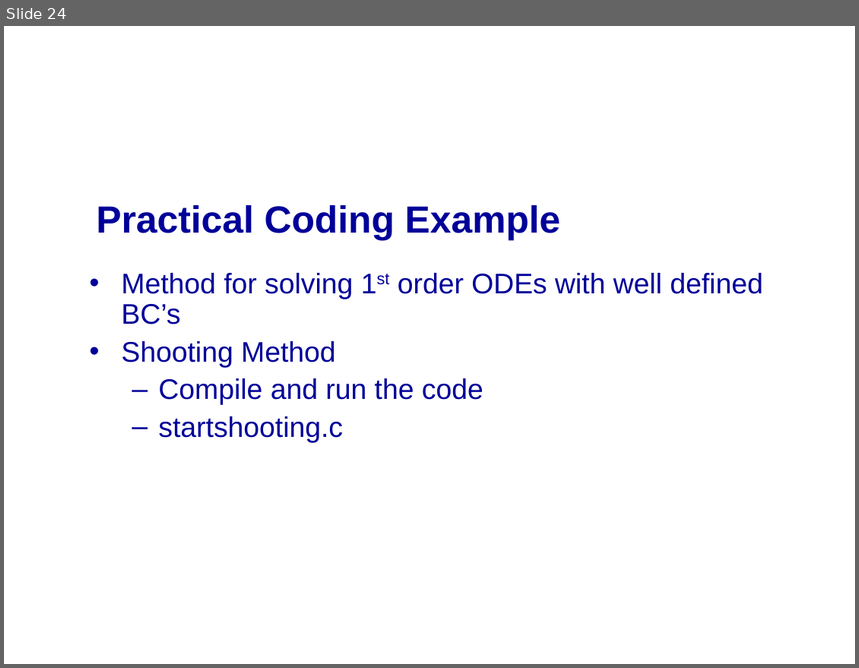
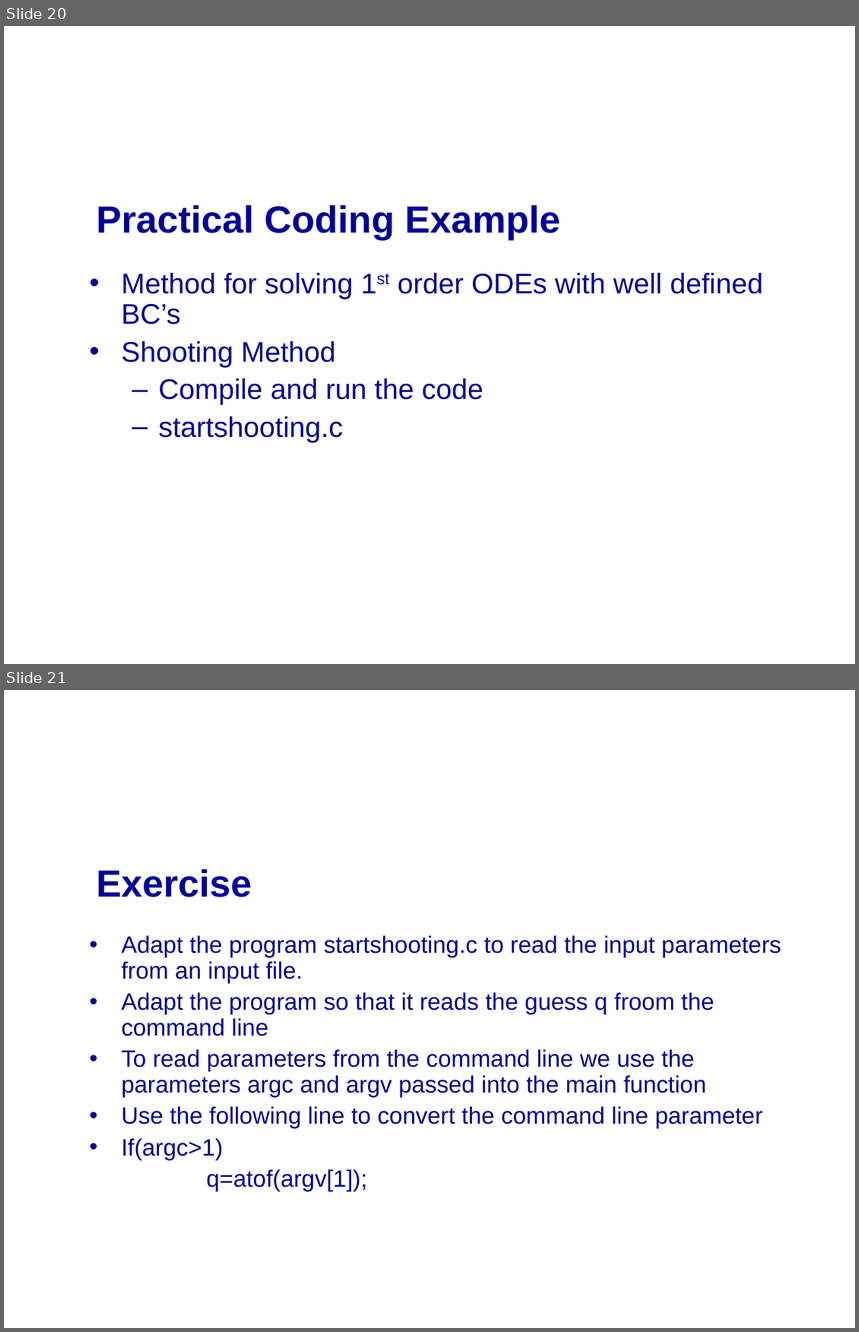
Before and after one commit to mikeg64/iome, a slide deck: src/examples/course/c/presentation/IntrotoC3.ppt. Shown one above the other, each under a label of ours: slide 24 before the commit, slides 20 and 21 after it. The pictures are 859x668 and 859x1332 pixels, drawn with LibreOffice and Linux fonts; fonts in the diff are those of the drawing; background and template pictures are left out. Boxes give left, top, right and bottom in pixels: in the first picture for what was removed or moved away, otherwise in the second. Text is boxed around its words. In the diff, an @@ line names an element or a change of style, - is before the commit and + after.

```diff
--- a/src/examples/course/c/presentation/IntrotoC3.ppt
+++ b/src/examples/course/c/presentation/IntrotoC3.ppt
@@ slide 21 added at (4, 690, 855, 1328), background picture (left out) @@
@@ title added at (96, 869, 252, 897), 32 pt, text #000099, bold @@
+Exercise
@@ text added at (121, 935, 781, 1192), 20 pt, text #000099 @@
+• Adapt the program startshooting.c to read the input parameters from an input file.
+• Adapt the program so that it reads the guess q froom the command line
+• To read parameters from the command line we use the parameters argc and argv passed into the main function
+• Use the following line to convert the command line parameter
+• If(argc>1)
+q=atof(argv[1]);
@@ what was slide 24 is now slide 20 @@
```
Also in this commit, not shown: 1 other slide added, 14 other files.
